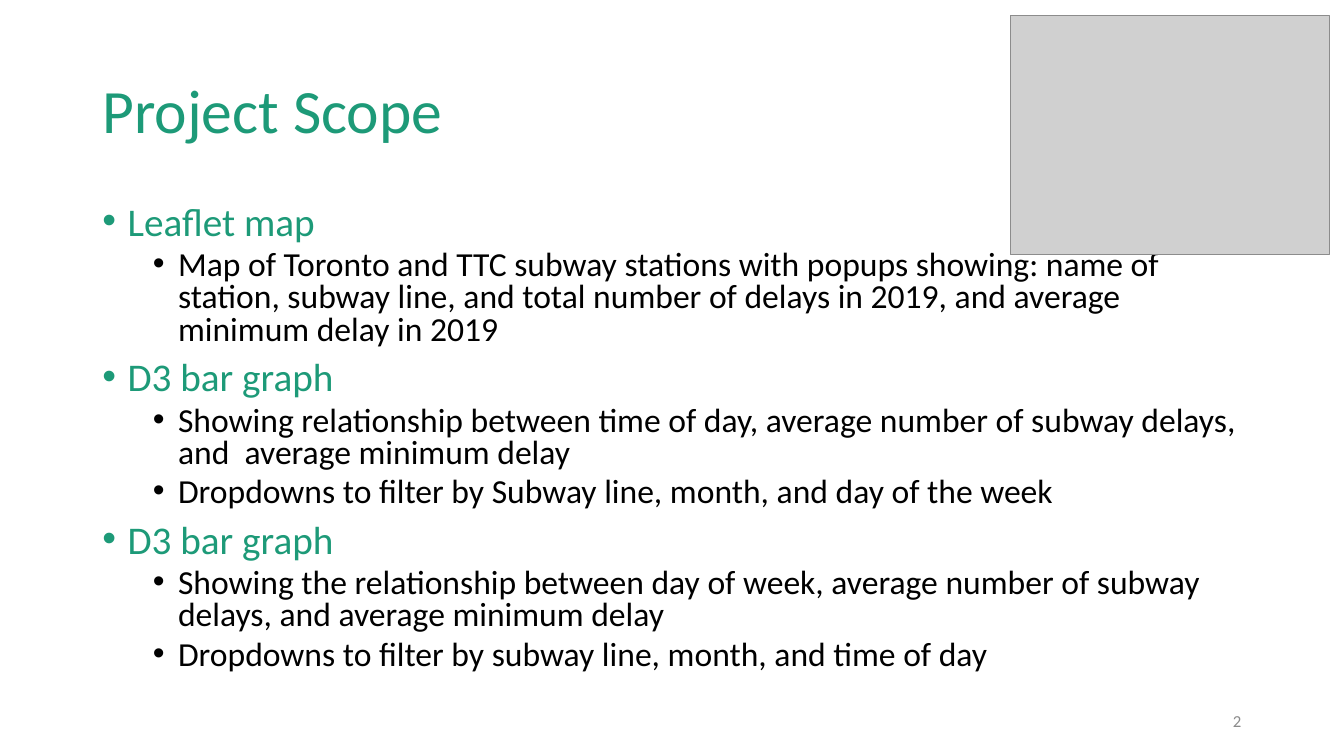
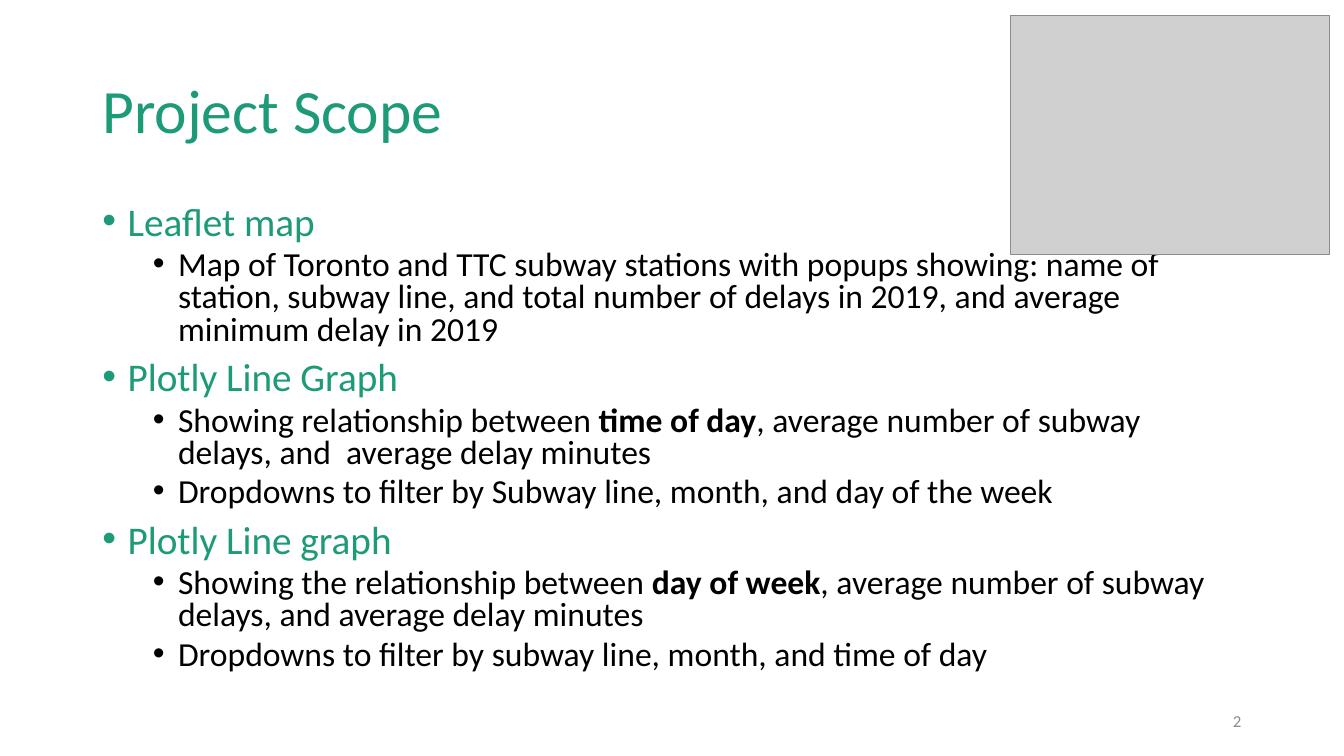
Before and after one commit to nfiskandar/TTC_Subway_Delay_Dashboard, a slide deck: slide 2 of Presentation - Draft.pptx. Drawn at 1344x756 pixels with LibreOffice and Linux fonts; fonts in the diff are those of the drawing; grey boxes stand for pictures. Boxes give left, top, right and bottom in pixels: in the first picture for what was removed or moved away, otherwise in the second. Text is boxed around its words. In the diff, an @@ line names an element or a change of style, - is before the commit and + after.

Commit message:
updating presentation

```diff
--- a/Presentation - Draft.pptx
+++ b/Presentation - Draft.pptx
@@ text at box(128, 363, 1141, 470): text changed @@
-• D3 bar graph
-  • Showing relationship between time of day, average number of subway delays, and average minimum delay
+• Plotly Line Graph
+  • Showing relationship between time of day, average number of subway delays, and average delay minutes
@@ text at box(128, 526, 1205, 632): text changed @@
-• D3 bar graph
-  • Showing the relationship between day of week, average number of subway delays, and average minimum delay
+• Plotly Line graph
+  • Showing the relationship between day of week, average number of subway delays, and average delay minutes
```
